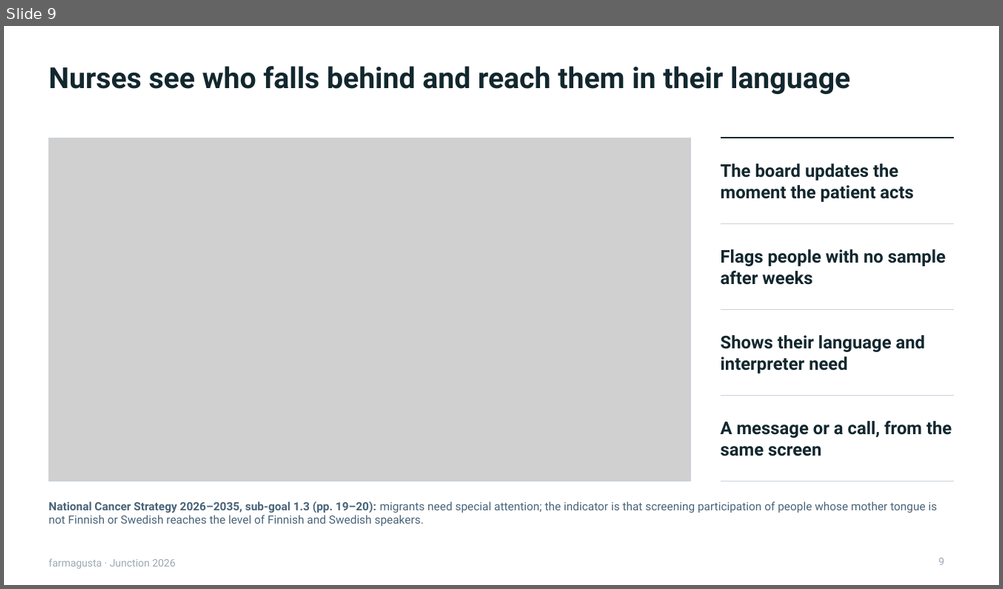
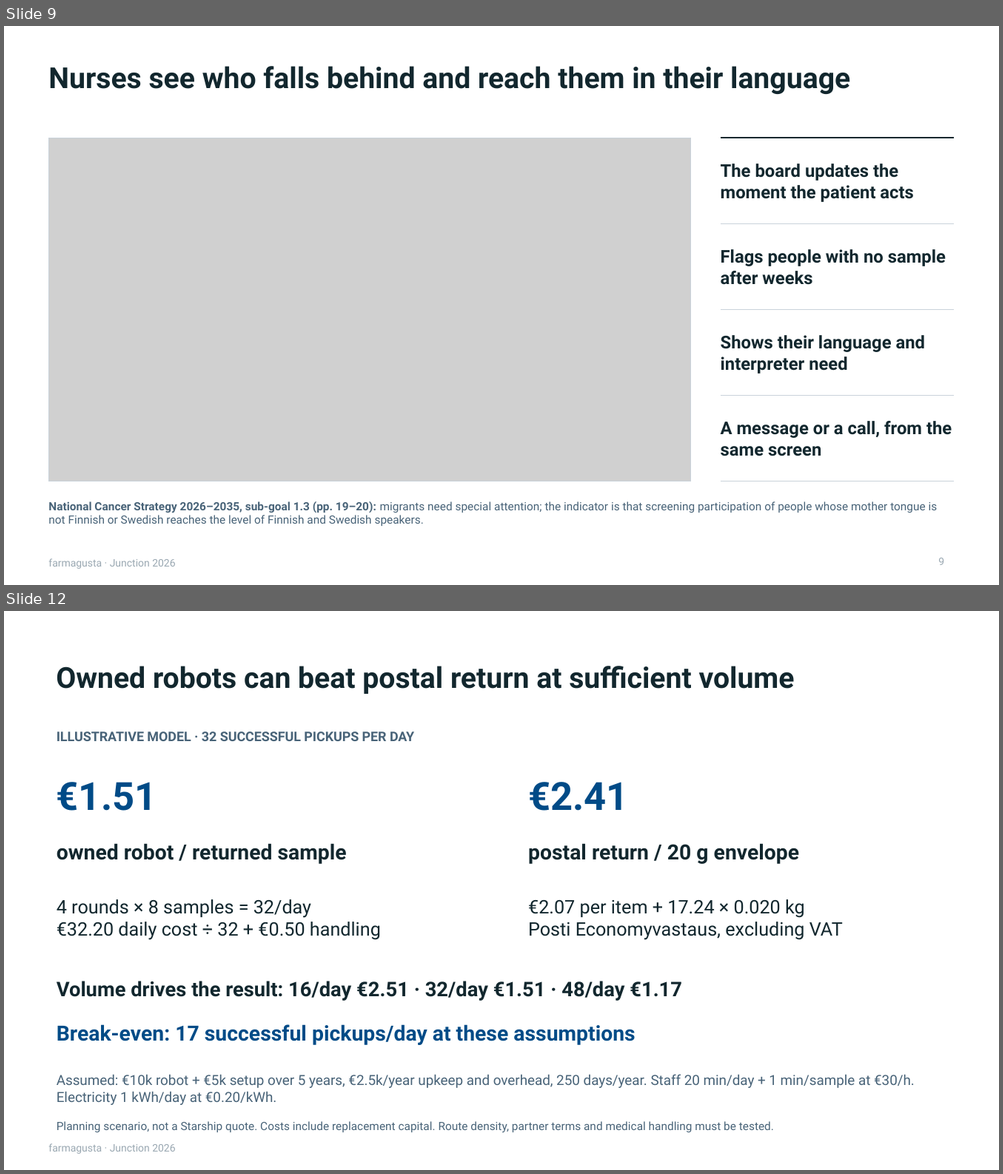
Before and after one commit to rromppanen/junction26, a slide deck: docs/pitch/farmagusta-screening-attendance.pptx. Shown one above the other, each under a label of ours: slide 9 before the commit, slides 9 and 12 after it; the slides between them are not shown. The pictures are 1003x589 and 1003x1174 pixels, drawn with LibreOffice and Linux fonts; fonts in the diff are those of the drawing; grey boxes stand for pictures. Boxes give left, top, right and bottom in pixels: in the first picture for what was removed or moved away, otherwise in the second. Text is boxed around its words. In the diff, an @@ line names an element or a change of style, - is before the commit and + after.

Commit message:
Clarify pickup value and add Starship fleet economics to pitch

```diff
--- a/docs/pitch/farmagusta-screening-attendance.pptx
+++ b/docs/pitch/farmagusta-screening-attendance.pptx
@@ slide 12 added at box(4, 611, 999, 1170), background #FFFFFF; not listed: 1 template element that a slide beside it also shows @@
@@ text added at box(56, 666, 794, 694), 28 pt, text #12272E, bold @@
+Owned robots can beat postal return at sufficient volume
@@ text added at box(57, 732, 414, 741), 12.8 pt, text #486378, bold @@
+ILLUSTRATIVE MODEL · 32 SUCCESSFUL PICKUPS PER DAY
@@ text added at box(57, 782, 157, 811), 37.5 pt, text #004B87, bold @@
+€1.51
@@ text added at box(528, 782, 629, 811), 37.5 pt, text #004B87, bold @@
+€2.41
@@ text added at box(57, 843, 347, 864), 20.2 pt, text #12272E, bold @@
+owned robot / returned sample
@@ text added at box(528, 843, 799, 864), 20.2 pt, text #12272E, bold @@
+postal return / 20 g envelope
@@ text added at box(57, 900, 381, 940), 18 pt, text #12272E @@
+4 rounds × 8 samples = 32/day
+€32.20 daily cost ÷ 32 + €0.50 handling
@@ text added at box(528, 900, 842, 940), 18 pt, text #12272E @@
+€2.07 per item + 17.24 × 0.020 kg
+Posti Economyvastaus, excluding VAT
@@ text added at box(57, 981, 682, 1001), 19.5 pt, text #12272E, bold @@
+Volume drives the result: 16/day €2.51 · 32/day €1.51 · 48/day €1.17
@@ text added at box(57, 1025, 634, 1045), 20.2 pt, text #004B87, bold @@
+Break-even: 17 successful pickups/day at these assumptions
@@ text added at box(57, 1074, 914, 1105), 13.5 pt, text #486378 @@
+Assumed: €10k robot + €5k setup over 5 years, €2.5k/year upkeep and overhead, 250 days/year. Staff 20 min/day + 1 min/sample at €30/h. Electricity 1 kWh/day at €0.20/kWh.
@@ text added at box(57, 1122, 774, 1133), 11 pt, text #486378 @@
+Planning scenario, not a Starship quote. Costs include replacement capital. Route density, partner terms and medical handling must be tested.
```
Also in this commit, not shown: 4 slides changed, 3 other slides added, 2 slides removed.
